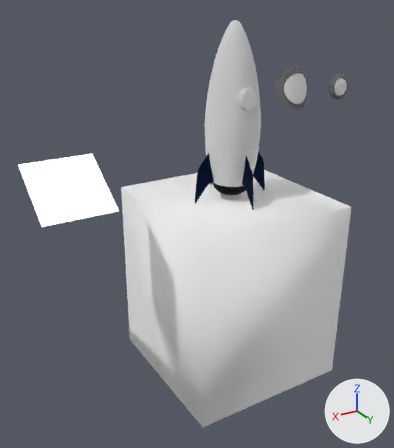
A saved change to the glTF model public/scenes3d/rocket/rocket.glb.
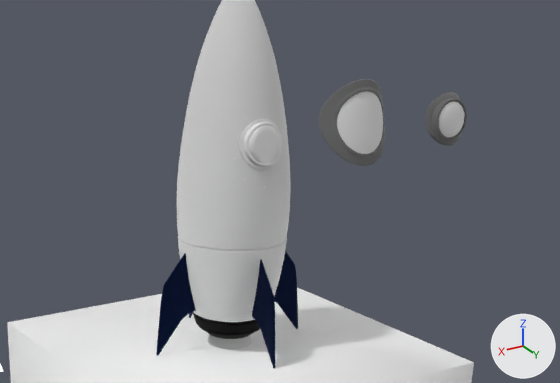
Old and new are each drawn whole from a camera (50 mm lens) standing at (9.01, 13.0, 4.66) and looking at (1.1, -0.18, -1.93) and again close up on the part from 30% to 100% of the width and 6% to 48% of the height. The axes (+X, +Y, +Z) are drawn at lower right. The lights are the same throughout. Where no turn or scale is listed for an object, it has been applied to the vertices. Vertices at the same position are counted once.

Names of what the first close-up shows: 'Engine', 'Exhaust Domain', 'Rocket body', 'Rocket fin', 'Rocket window', 'Rocket window backup', 'Rocket window backup 2', 'Rocket window frame', 'Rocket window frame backup', 'Rocket window frame backup 2'.
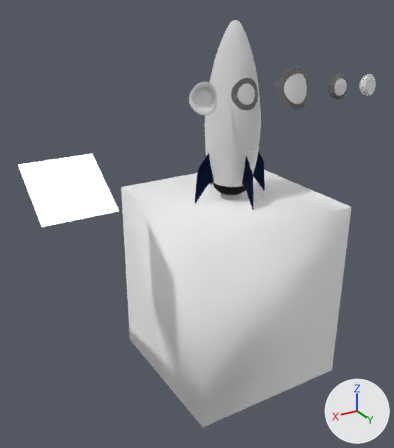
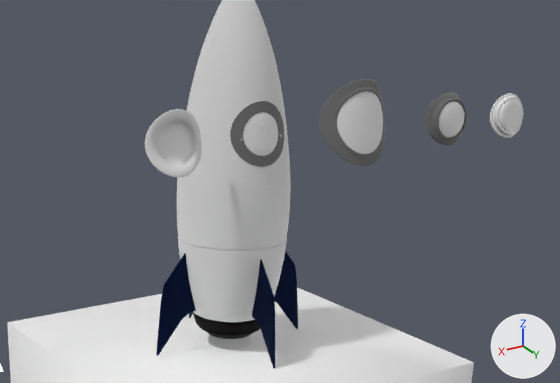
Commit message: Better window.

Location of each change, (x1, y1, x2, y2) in pixels of the close-ups (560 x 383 px; the box of a moved part takes in the faces that stretch with it):
'Rocket window frame.001', added: after (145, 109, 202, 177)
'Rocket window frame', mesh turned, reshaped, moved, rescaled: before (239, 119, 282, 170); after (230, 101, 284, 167)
'Rocket window', mesh turned, reshaped, moved, rescaled: before (248, 125, 281, 164); after (243, 112, 278, 156)
'Rocket window 3', added: after (499, 99, 524, 133)
'Rocket window frame 3', added: after (490, 93, 522, 138)
part 1 of me_circle_004, moved or reshaped: before (239, 119, 282, 170); after (490, 93, 522, 138)
part 2 of me_circle_005, moved or reshaped: before (248, 125, 281, 164); after (499, 99, 524, 133)

What changed in the scene script:
```text
Change me_circle_005:
    where me_circle_005.from_pydata(...)  # 226 vertices, 448 faces; spans x -0.78..0.78, y 0.64..0.81, z -0.77..0.78
    used by ob_rocket_window; parent = ob_rocket_transform; location = (0.0, 0.547, 1.867); rotation_euler = (0.129, 0.0, 0.0), in degrees (7.4, 0, 0); scale = (0.334, 0.334, 0.334)
    me_circle_005 part 2: the whole mesh is turned 7.4 degrees about the x axis through the mesh origin and scaled by 0.334
Change me_circle_004:
    where me_circle_004.from_pydata(...)  # 1344 vertices, 2560 faces; spans x -1.0..1.0, y 0.34..0.82, z -1.0..1.01
    used by ob_rocket_window_frame; parent = ob_rocket_transform; location = (0.0, 0.547, 1.867); rotation_euler = (0.129, 0.0, 0.0), in degrees (7.4, 0, 0); scale = (0.334, 0.334, 0.334)
    me_circle_004 part 1: the whole mesh is turned 7.4 degrees about the x axis through the mesh origin and scaled by 0.334
Add me_circle_008:
    me_circle_008.from_pydata(...)  # 1088 vertices, 2048 faces; spans x -1.0..1.0, y 0.3..0.65, z -1.0..1.0
    me_circle_008.materials.append(mat_material_001)  # grey #9f9f9f
Add me_circle_010:
    me_circle_010.from_pydata(...)  # 130 vertices, 192 faces; spans x -0.745..0.743, y 0.292..0.495, z -0.744..0.744
Add me_circle_009:
    me_circle_009.from_pydata(...)  # 290 vertices, 576 faces; spans x -0.431..0.431, y 0.118..0.331, z -0.387..0.467
Change ob_rocket_window:
    ob_rocket_window: bpy.data.objects.new('Rocket window', me_circle_005) -> bpy.data.objects.new('Rocket window', me_circle_010)
    ob_rocket_window.location: (0.0, 0.547, 1.867) -> (0.0, 0.516, 1.993)
    ob_rocket_window.scale: (0.334, 0.334, 0.334) -> (0.449, 0.431, 0.449)
Change ob_rocket_window_frame:
    ob_rocket_window_frame: bpy.data.objects.new('Rocket window frame', me_circle_004) -> bpy.data.objects.new('Rocket window frame', me_circle_008)
    ob_rocket_window_frame.location: (0.0, 0.547, 1.867) -> (0.0, 0.451, 1.983)
    ob_rocket_window_frame.scale: (0.334, 0.334, 0.334) -> (0.431, 0.431, 0.431)
Add ob_rocket_window_frame_001:
    ob_rocket_window_frame_001 = bpy.data.objects.new('Rocket window frame.001', me_circle_009)
    ob_rocket_window_frame_001.location = (1.37, 0.45, 1.98)
Add ob_rocket_window_3:
    ob_rocket_window_3 = bpy.data.objects.new('Rocket window 3', me_circle_005)
    ob_rocket_window_3.location = (-4.65, 0.55, 1.87)
Add ob_rocket_window_frame_3:
    ob_rocket_window_frame_3 = bpy.data.objects.new('Rocket window frame 3', me_circle_004)
    ob_rocket_window_frame_3.location = (-4.65, 0.55, 1.87)
```
